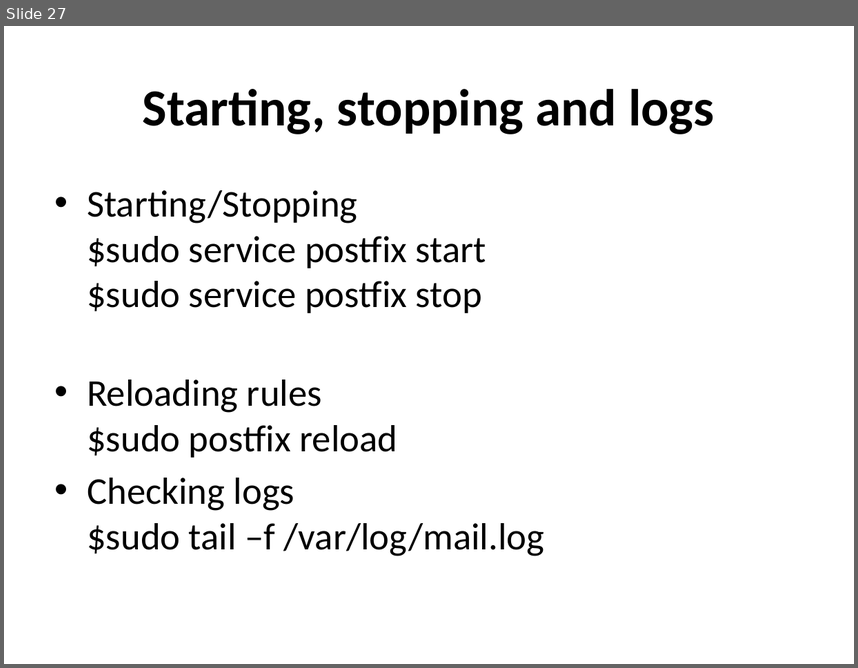
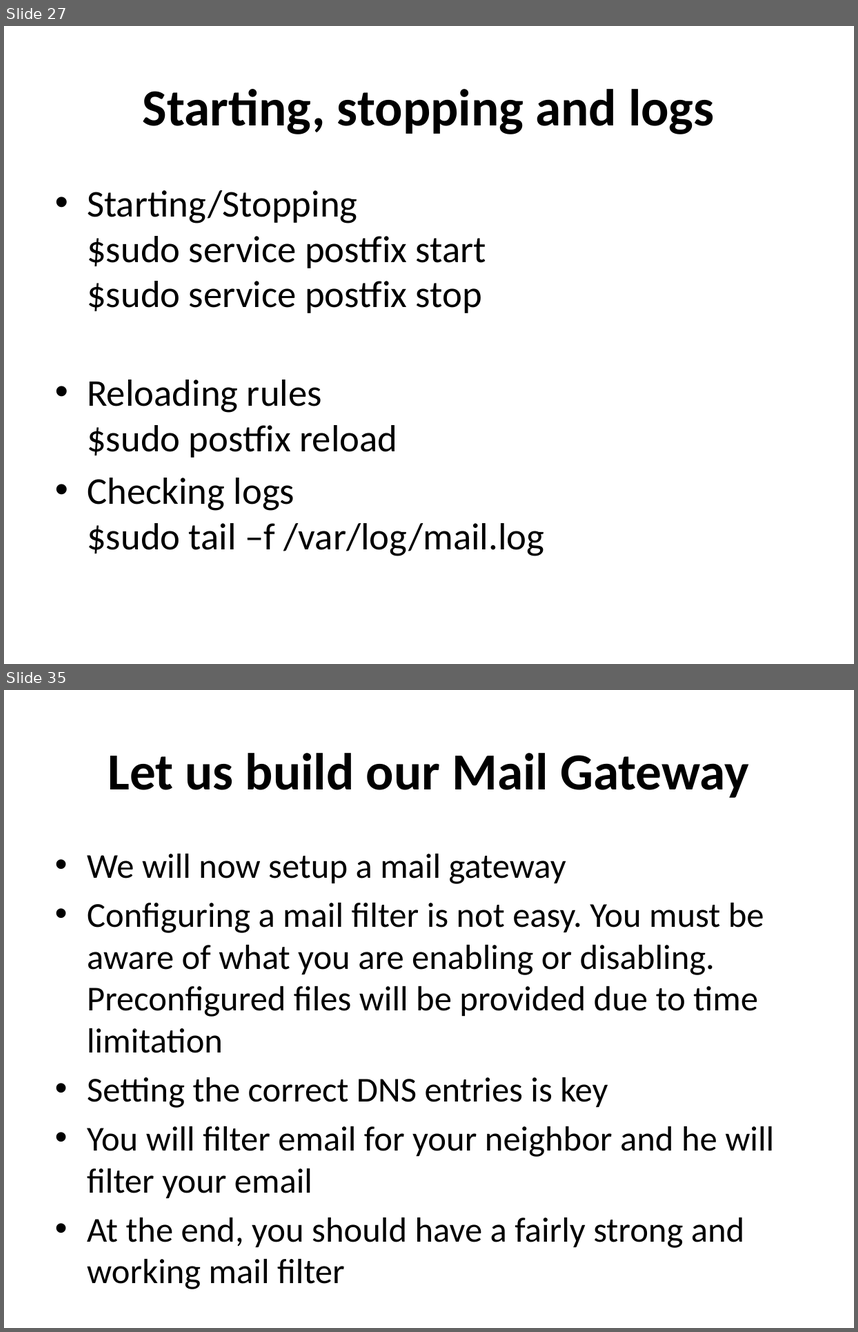
Before and after one commit to afnog/afnog.github.io, a slide deck: sse/postfix/postfix-preso-debian.pptx. Shown one above the other, each under a label of ours: slide 27 before the commit, slides 27 and 35 after it; the slides between them are not shown. The pictures are 858x668 and 858x1332 pixels, drawn with LibreOffice and Linux fonts; fonts in the diff are those of the drawing. Boxes give left, top, right and bottom in pixels: in the first picture for what was removed or moved away, otherwise in the second. Text is boxed around its words. In the diff, an @@ line names an element or a change of style, - is before the commit and + after.

```diff
--- a/sse/postfix/postfix-preso-debian.pptx
+++ b/sse/postfix/postfix-preso-debian.pptx
@@ slide 35 added at (4, 690, 854, 1328), background #FFFFFF @@
@@ title added at (107, 753, 749, 798), 44 pt, text #000000, bold @@
+Let us build our Mail Gateway
@@ text added at (87, 854, 774, 1248), 29.6 pt, text #000000 @@
+• We will now setup a mail gateway
+• Configuring a mail filter is not easy. You must be aware of what you are enabling or disabling. Preconfigured files will be provided due to time limitation
+• Setting the correct DNS entries is key
+• You will filter email for your neighbor and he will filter your email
+• At the end, you should have a fairly strong and working mail filter
```
Also in this commit, not shown: 2 slides changed, 7 other slides added, 11 slides removed.
